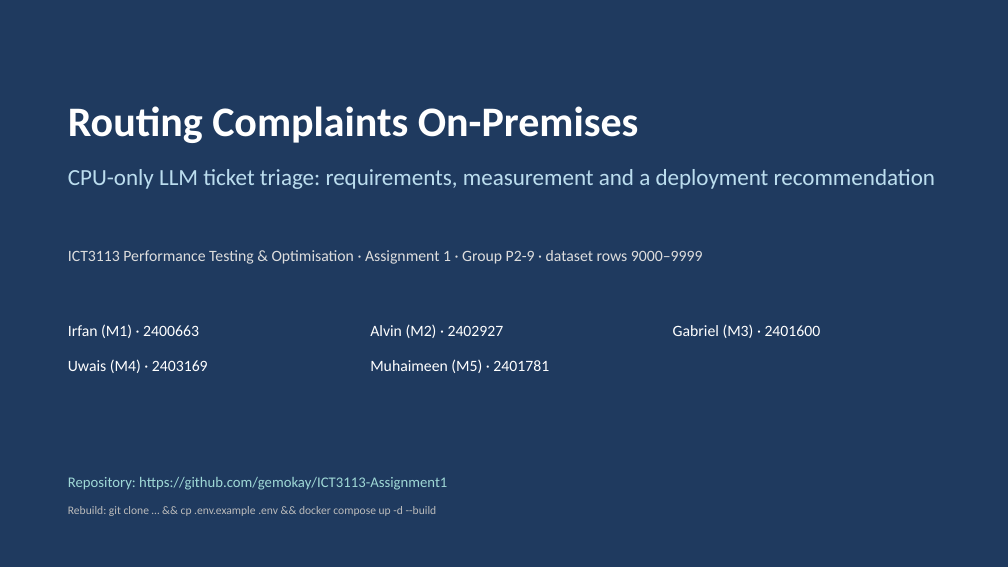
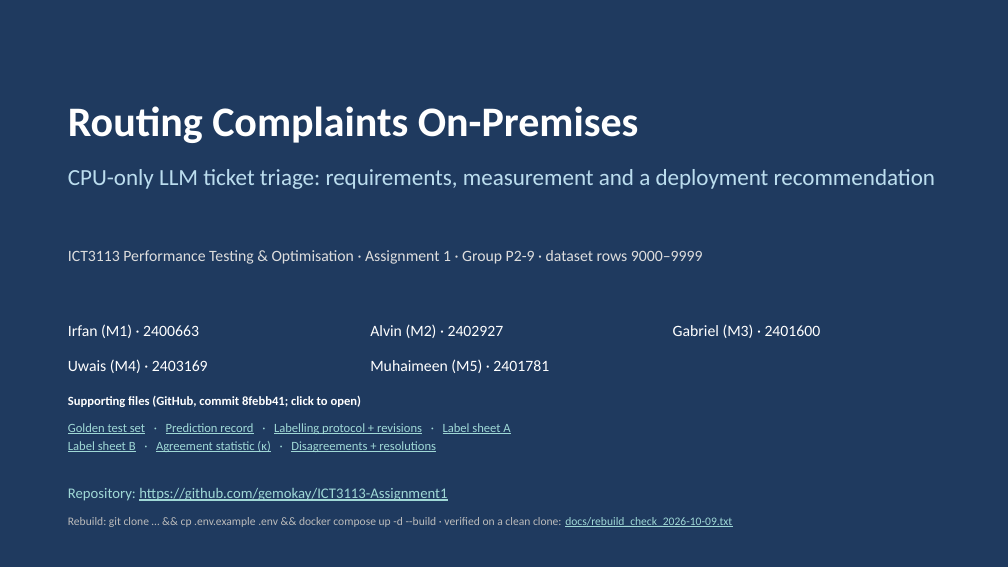
Before and after one commit to AlvinKoh1/ICT3113-Assignment2, a slide deck: slide 1 of deck/Group09.pptx. Drawn at 1008x567 pixels with LibreOffice and Linux fonts; fonts in the diff are those of the drawing. Boxes give left, top, right and bottom in pixels: in the first picture for what was removed or moved away, otherwise in the second. Text is boxed around its words. In the diff, an @@ line names an element or a change of style, - is before the commit and + after.

Commit message:
Cover slide: links to the supporting files at commit 8febb41 (dropbox accepts PDF only) and to the clean-rebuild check

```diff
--- a/deck/Group09.pptx
+++ b/deck/Group09.pptx
@@ text added at (x1=68, y1=396, x2=362, y2=407), 12 pt, text #FFFFFF, bold @@
+Supporting files (GitHub, commit 8febb41; click to open)
@@ text added at (x1=68, y1=423, x2=510, y2=452), 12 pt, text #9FD8D6, underline @@
+Golden test set · Prediction record · Labelling protocol + revisions · Label sheet A
+Label sheet B · Agreement statistic (κ) · Disagreements + resolutions
@@ text "Repository: https://github.com/gemokay/ICT3113-Assignment1" moved from (x1=68, y1=477, x2=447, y2=490) to (x1=68, y1=488, x2=447, y2=501) @@
@@ text "Repository: https://github.com/gemokay/ICT3113-Assignment1" at (x1=68, y1=488, x2=447, y2=501): underline on in "https://github.com/gemokay/ICT3113-Assignment1" @@
@@ text at (x1=68, y1=517, x2=732, y2=527): text changed @@
-Rebuild: git clone … && cp .env.example .env && docker compose up -d --build
+Rebuild: git clone … && cp .env.example .env && docker compose up -d --build · verified on a clean clone: docs/rebuild_check_2026-10-09.txt
```
Also in this commit, not shown: 2 other files.
